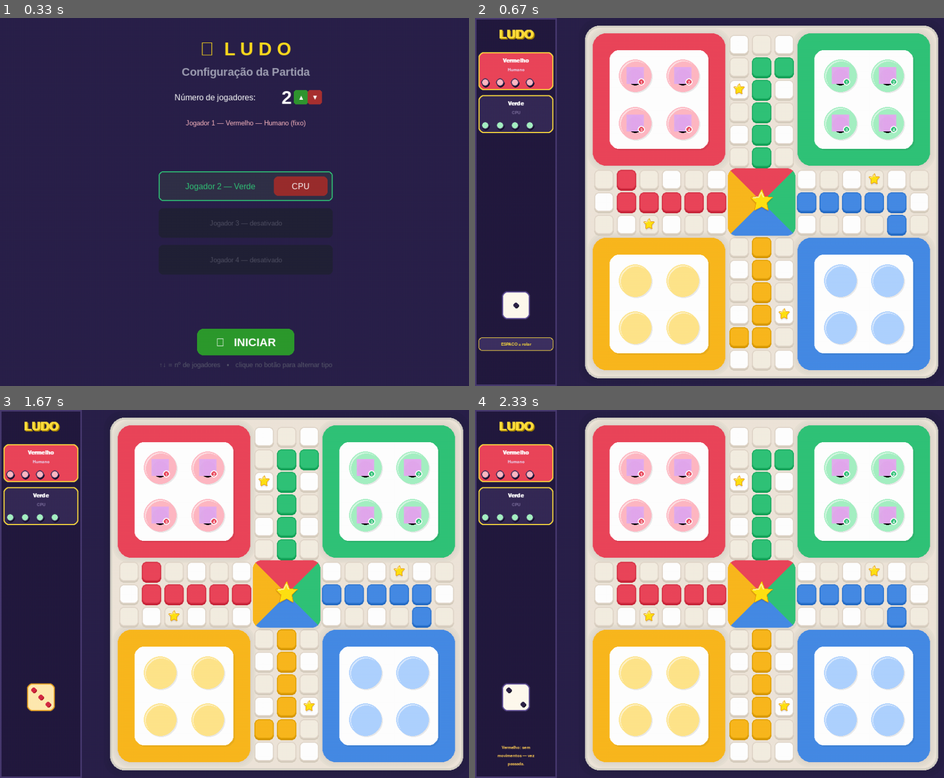
Above: before the commit, frames 1-4 (two rows, left to right).
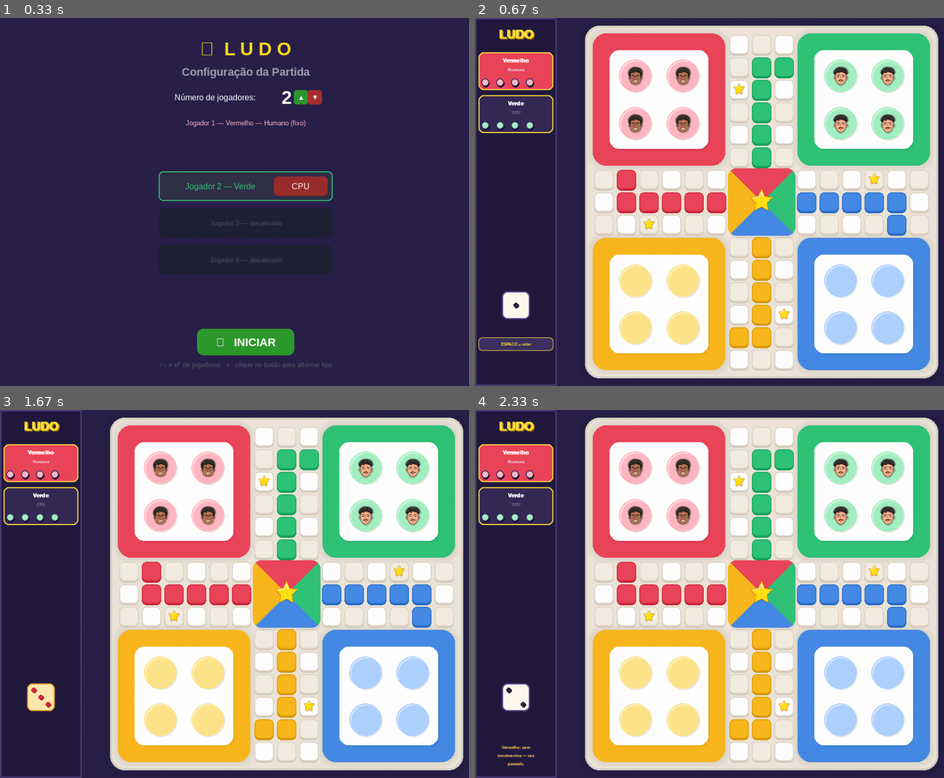
Above: after the commit, the same moments.

Repository: zluaninhaxp/ludo_pygame
Game: pygame game, started from main.py
Same seed, same stepped clock (60 frames per second), same inputs: the game is played once before the commit and once after it.
Inputs:
- Up to frame 1 (0.33 s): no input
- Up to frame 2 (0.67 s): click "▶ INICIAR" at 0.38 s
- Up to frame 3 (1.67 s): hold R 0.67-1.13 s; tap Enter at 1.17 s; tap Space at 1.5 s
- Up to frame 4 (2.33 s): no input

Frame 1 is identical in both runs. In frame 2, 1.5% of the frame differs, in the area x 32-91%, y 13-32%; in frame 3, 1.5%; in frame 4, 1.5%.

Commit message:
Adiciona personalização dos peões

Diff:
--- a/constants.py
+++ b/constants.py
@@ -15,12 +15,10 @@
   idx 39  entrada Amarelo   (6,13)
 """
 
-# ── Janela ─────────────────────────────────────────────────────────────────────
+# No seu constants.py
 W, H    = 960, 720
 SIDE_W  = 160
-
-# Mantemos o tabuleiro grandão (660px) para as casinhas do caminho ficarem largas
-BSIZE   = 660
+BSIZE   = 660  # Verifique se esta linha existe!
 
 _AREA_LIVRE_W = W - SIDE_W
 BX = SIDE_W + (_AREA_LIVRE_W - BSIZE) // 2
@@ -68,6 +66,13 @@
     3: (190, 135,  10),
 }
 PN = {0:"Vermelho", 1:"Verde", 2:"Azul", 3:"Amarelo"}
+
+PLAYER_CHOICES = {
+    0: "caruzo",
+    1: "miguel",
+    2: "darosa",
+    3: "joãop"
+}
 
 # ── Caminho principal 52 casas ─────────────────────────────────────────────────
 MPATH = (
--- a/main.py
+++ b/main.py
@@ -1,32 +1,18 @@
-"""
-main.py — Entry point do Ludo.
-
-Estrutura de arquivos:
-  main.py       Loop principal, eventos globais
-  constants.py  Layout, paleta, caminhos (MPATH, HSTRETCH, SAFE…)
-  piece.py      Classes Piece e Player
-  game.py       Lógica de jogo (Game)
-  board.py      Desenho do tabuleiro
-  renderer.py   Desenho das peças, dado, painel lateral, telas
-  menu.py       Tela de configuração
-
-Controles:
-  ESPAÇO  → rolar dado (jogador humano)
-  clique  → selecionar peça a mover
-  R       → reiniciar (volta ao menu)
-"""
 import sys
 import pygame
 
-from constants import W, H, FPS, BG, SIDE_W
-from board    import draw_board
+# Importamos as constantes necessárias
+# Certifique-se de que BSIZE está em constants.py
+from constants import W, H, FPS, BG, SIDE_W, BSIZE
+from board     import draw_board
 from renderer import draw_pieces, draw_sidebar, draw_end_screen
 from menu     import Menu
 
-
 def main():
     pygame.init()
-    screen = pygame.display.set_mode((W, H))
+
+    # Usamos RESIZABLE para você poder aumentar a janela e ver melhor os rostinhos
+    screen = pygame.display.set_mode((W, H), pygame.RESIZABLE)
     pygame.display.set_caption("Ludo")
     clock  = pygame.time.Clock()
 
@@ -34,7 +20,7 @@
     game = None
 
     while True:
-        dt = clock.tick(FPS)   # ms desde o último frame
+        dt = clock.tick(FPS)
 
         # ── Eventos ───────────────────────────────────────────────────────────
         for event in pygame.event.get():
@@ -42,13 +28,16 @@
                 pygame.quit()
                 sys.exit()
 
+            # Fecha com ESC
+            if event.type == pygame.KEYDOWN and event.key == pygame.K_ESCAPE:
+                pygame.quit()
+                sys.exit()
+
             if game is None:
-                # Tela de menu
                 result = menu.handle(event)
                 if result == "start":
                     game = menu.make_game()
             else:
-                # Tela de jogo
                 if event.type == pygame.KEYDOWN:
                     if event.key == pygame.K_r:
                         menu = Menu()
@@ -73,6 +62,7 @@
         if game is None:
             menu.draw(screen)
         else:
+            # draw_board precisa das constantes carregadas corretamente
             draw_board(screen)
             draw_pieces(screen, game)
             draw_sidebar(screen, game)
@@ -81,6 +71,5 @@
 
         pygame.display.flip()
 
-
 if __name__ == "__main__":
     main()
--- a/renderer.py
+++ b/renderer.py
@@ -18,6 +18,7 @@
     W, H, SIDE_W, CELL, BX, BY,
     WHITE, BLACK, BG,
     PC, PL, PD, PN, YARDS, gpx,
+    PLAYER_CHOICES  # <--- Adicione isto aqui
 )
 
 # ── Fontes ────────────────────────────────────────────────────────────────────
@@ -112,40 +113,33 @@
 # ── Gerenciador de Imagens (Rostos) ───────────────────────────────────────────
 _PIECE_IMAGES = {}
 
-def _get_piece_image(pid, radius):
-    """Carrega a foto, redimensiona mantendo a proporção (sem amassar) e centraliza."""
-    key = (pid, radius)
+def _get_piece_image(personagem_nome, max_size):
+    """Carrega a foto transparente original, ajusta o tamanho e centraliza."""
+    key = (personagem_nome, max_size)
     if key in _PIECE_IMAGES:
         return _PIECE_IMAGES[key]
 
-    size = radius * 2
-    path = os.path.join("images", f"player_{pid}.png")
-
-    # Cria a superfície final com fundo transparente
-    final_img = pygame.Surface((size, size), pygame.SRCALPHA)
+    final_img = pygame.Surface((max_size, max_size), pygame.SRCALPHA)
+    path = os.path.join("images", f"{personagem_nome}.png")
 
     try:
+        # Carrega a imagem respeitando a transparência perfeita que você já criou
         img = pygame.image.load(path).convert_alpha()
         orig_w, orig_h = img.get_size()
 
-        # MÁGICA DA PROPORÇÃO: Pega o menor fator de escala para garantir que caiba perfeitamente
-        scale = min(size / orig_w, size / orig_h)
+        # Escala gigante mantendo a proporção
+        scale = min(max_size / orig_w, max_size / orig_h)
         new_w = int(orig_w * scale)
         new_h = int(orig_h * scale)
-
-        # Redimensiona a imagem usando o mesmo fator para largura e altura (não distorce!)
         img = pygame.transform.smoothscale(img, (new_w, new_h))
 
-        # Calcula a posição X e Y para centralizar a imagem na superfície
-        pos_x = (size - new_w) // 2
-        pos_y = (size - new_h) // 2
-
-        # Como são PNGs transparentes, colamos direto no centro sem usar máscara
+        pos_x = (max_size - new_w) // 2
+        pos_y = (max_size - new_h) // 2
+
         final_img.blit(img, (pos_x, pos_y))
 
-    except Exception:
-        # Fallback caso a imagem não seja encontrada na pasta
-        pygame.draw.circle(final_img, PL[pid], (radius, radius), radius)
+    except Exception as e:
+        pass # Se não achar a imagem, não desenha nada (evita o fundo cinza)
 
     _PIECE_IMAGES[key] = final_img
     return final_img
@@ -190,40 +184,38 @@
 
 
 def _draw_piece(surf, pid, idx, px, py, sel):
-    """
-    Token com foto do jogador (agora sem bordas duras, apenas o PNG):
-      1. Anel de seleção (se selecionável)
-      2. Sombra flutuante suave
-      3. Imagem do rosto (proporcional)
-      4. Badge (bottonzinho) com o número da peça
-    """
-    r = CELL // 2 - 5
-
-    # 1 · Anel de seleção (quando é a vez de escolher quem anda)
+    """Renderiza o rosto com uma sombra que segue o contorno exato da imagem."""
+
+    max_size = int(CELL * 0.95)
+    nome_personagem = PLAYER_CHOICES.get(pid, "default")
+
+    # Carregamos a imagem para calcular a sombra
+    img = _get_piece_image(nome_personagem, max_size)
+    img_rect = img.get_rect(center=(px, py))
+
+    # 1 · Anel de seleção (mantido como você queria)
     if sel:
-        pygame.draw.circle(surf, _HINT_COL, (px, py), r + 6)
-        pygame.draw.circle(surf, WHITE,     (px, py), r + 6, 2)
-
-    # 2 · Sombra de elevação (mantemos uma sombrinha para o rosto não parecer liso no tabuleiro)
-    pygame.draw.circle(surf, (0, 0, 0, 25), (px, py + 3), r - 1)
-
-    # 3 · Imagem do rosto (proporcional e sem distorcer)
-    img = _get_piece_image(pid, r)
-    img_rect = img.get_rect(center=(px, py))
+        r = max_size // 2
+        pygame.draw.circle(surf, _HINT_COL, (px, py), r + 4)
+        pygame.draw.circle(surf, WHITE,     (px, py), r + 4, 2)
+
+    # 2 · SOMBRA "CONTORNO GERAL" (Uniforme)
+    # Criamos uma versão maior da imagem em preto com transparência
+    shadow_size = int(max_size * 1.1) # Um pouquinho maior que o rosto
+    shadow_surf = pygame.Surface((shadow_size, shadow_size), pygame.SRCALPHA)
+
+    # Redimensionamos a sombra para ser levemente maior
+    shadow_img = pygame.transform.smoothscale(img, (shadow_size, shadow_size))
+
+    # Pintamos essa sombra de preto com opacidade baixa
+    shadow_surf.blit(shadow_img, (0, 0))
+    shadow_surf.fill((0, 0, 0, 40), special_flags=pygame.BLEND_RGBA_MULT)
+
+    # Blitamos centralizado (px, py), sem deslocamento lateral
+    surf.blit(shadow_surf, (px - shadow_size//2, py - shadow_size//2))
+
+    # 3 · Rosto real por cima (centralizado)
     surf.blit(img, img_rect)
-
-    # 4 · Badge (Pequeno círculo no canto inferior direito com o número da peça)
-    badge_r = 7
-    bx, by = px + r - 5, py + r - 5
-
-    # Fundo e contorno do badge (ajuda a identificar a cor do jogador)
-    pygame.draw.circle(surf, PC[pid], (bx, by), badge_r)
-    pygame.draw.circle(surf, WHITE,   (bx, by), badge_r, 2)
-
-    # Número
-    lbl = F_XSM.render(str(idx + 1), True, WHITE)
-    surf.blit(lbl, (bx - lbl.get_width()  // 2,
-                    by - lbl.get_height() // 2 + 1))
 
 
 # ── Sidebar ───────────────────────────────────────────────────────────────────
Binary file added: images/caruzo.png
Binary file added: images/darosa.png
Binary file added: images/hudson.png
Binary file added: images/jean.png
Binary file added: images/jonathan.png
Binary file added: images/joãop.png
Binary file added: images/luana.png
Binary file added: images/miguel.png
Binary file removed: images/player_0.png
Binary file removed: images/player_1.png
Binary file removed: images/player_2.png
Binary file removed: images/player_3.png
